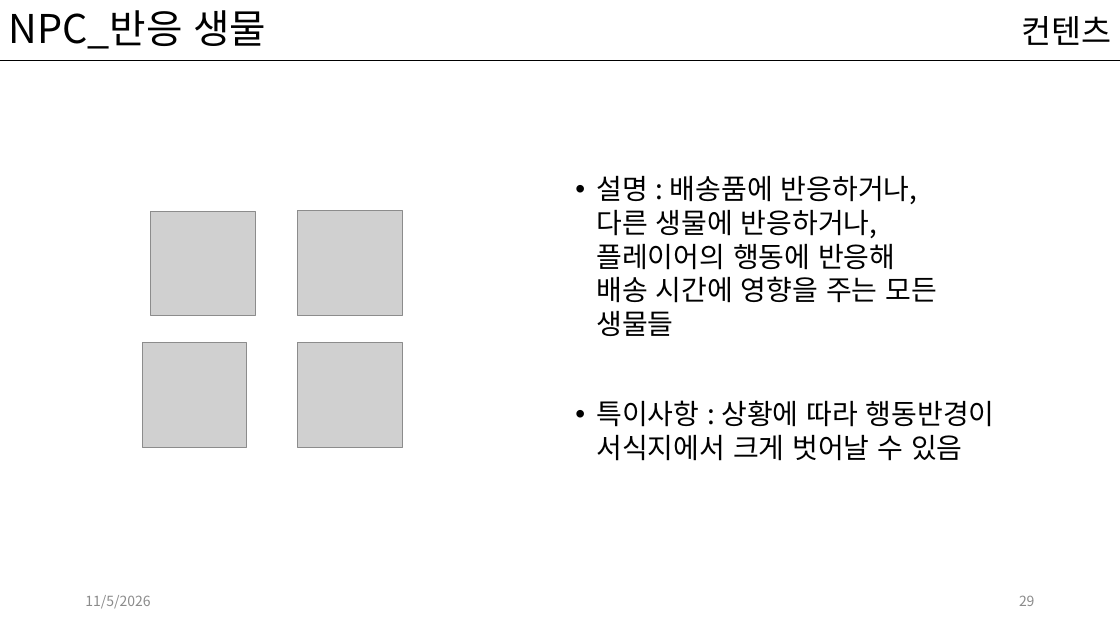
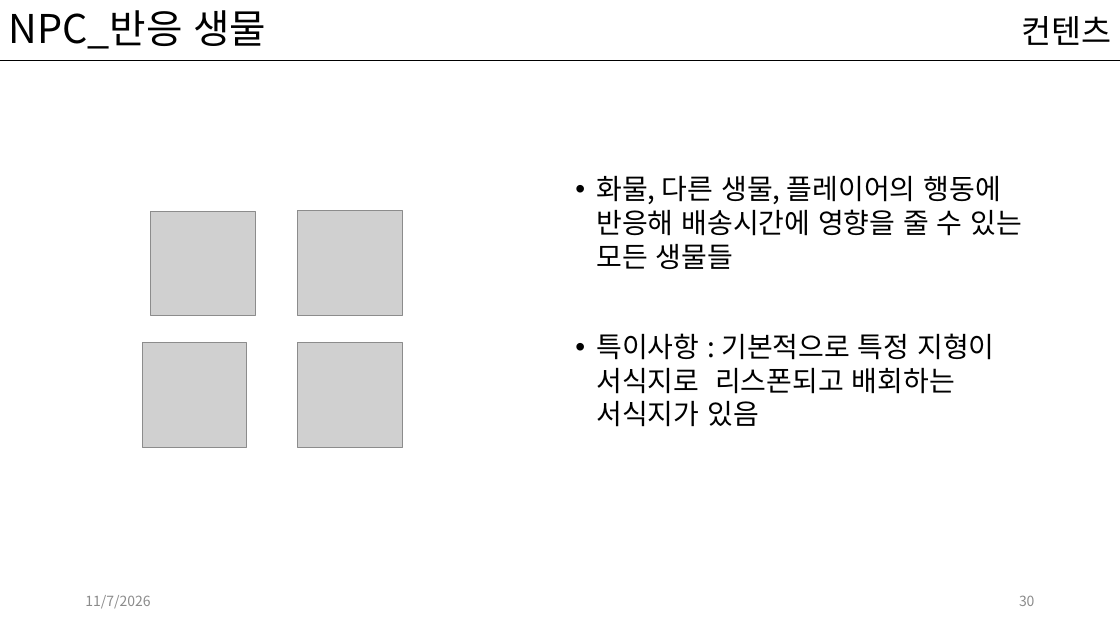
Before and after one commit to kwakyerin/2026_Graduation_Project, a slide deck: slide 30 of documents/HyunahKwon/01_works/01_designing/01_for_teammates/배트와 달트_기획.pptx (slide 29 before the commit). Drawn at 1120x630 pixels with LibreOffice and Linux fonts; fonts in the diff are those of the drawing; grey boxes stand for pictures. Boxes give left, top, right and bottom in pixels: in the first picture for what was removed or moved away, otherwise in the second. Text is boxed around its words. In the diff, an @@ line names an element or a change of style, - is before the commit and + after.

```diff
--- a/documents/HyunahKwon/01_works/01_designing/01_for_teammates/배트와 달트_기획.pptx
+++ b/documents/HyunahKwon/01_works/01_designing/01_for_teammates/배트와 달트_기획.pptx
@@ text at bbox=[596, 175, 1023, 427]: text changed @@
-• 설명 : 배송품에 반응하거나,
-  다른 생물에 반응하거나,
-  플레이어의 행동에 반응해
-  배송 시간에 영향을 주는 모든
-  생물들
-• 특이사항 : 상황에 따라 행동반경이
-  서식지에서 크게 벗어날 수 있음
+• 화물, 다른 생물, 플레이어의 행동에 반응해 배송시간에 영향을 줄 수 있는 모든 생물들
+• 특이사항 : 기본적으로 특정 지형이 서식지로 리스폰되고 배회하는 서식지가 있음
@@ text at bbox=[85, 595, 150, 609]: text changed @@
-11/5/2026
+11/7/2026
@@ page number at bbox=[1019, 595, 1035, 606]: text changed @@
-29
+30
```
Also in this commit, not shown: 85 other slides changed, 1 slide added, 3 other files.
